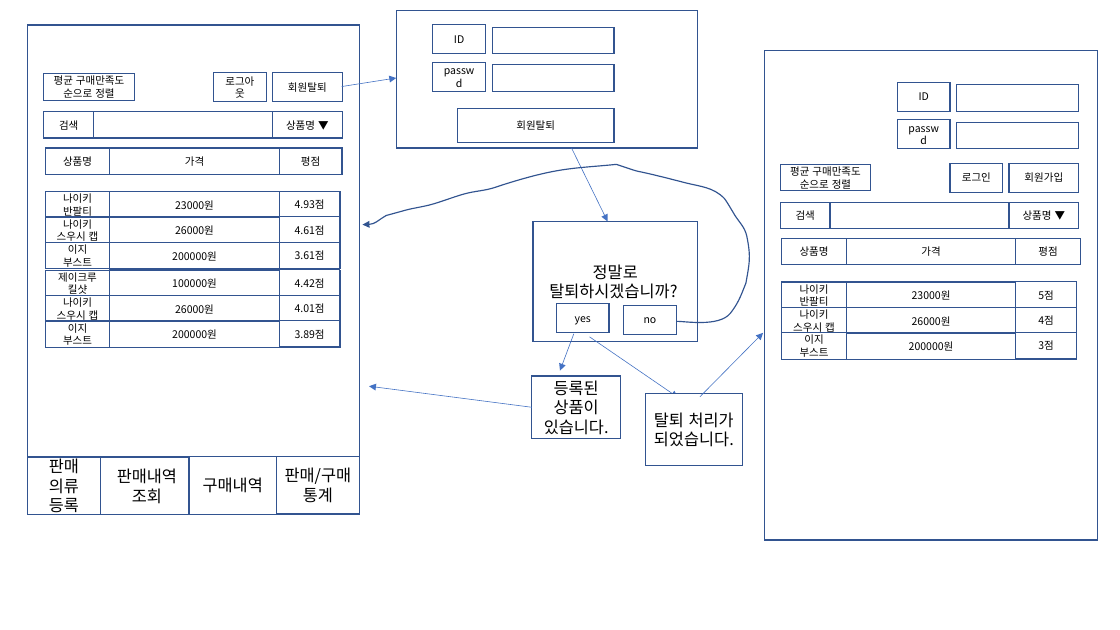
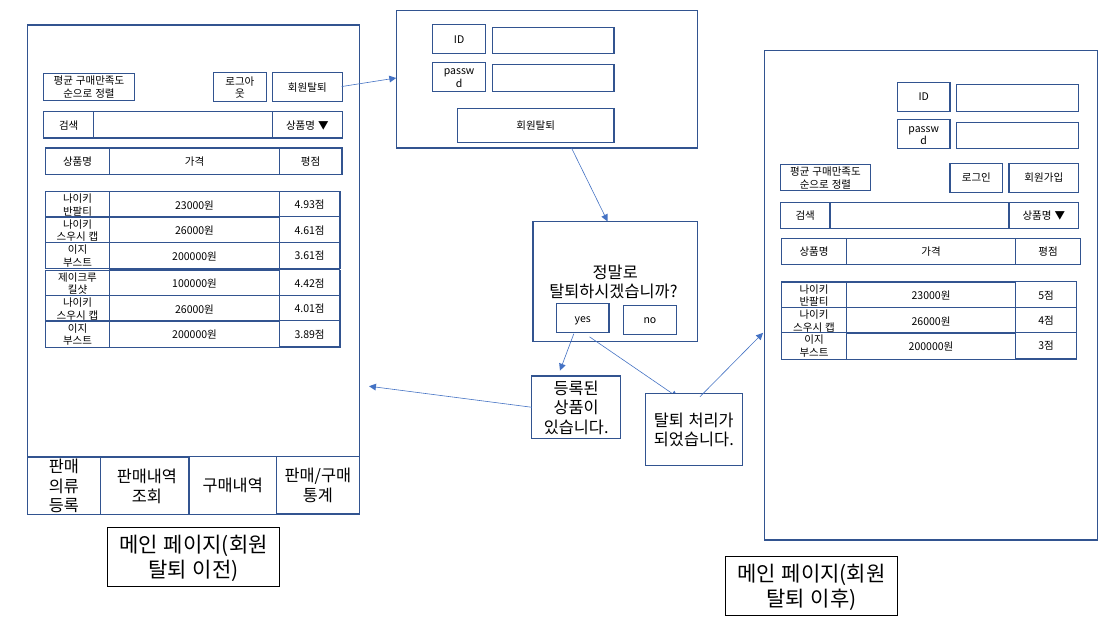
Before and after one commit to bradbrad97/SE, a slide deck: slide 10 of 과제1/merge/UI_Design.pptx (slide 9 before the commit). Drawn at 1120x630 pixels with LibreOffice and Linux fonts; fonts in the diff are those of the drawing. Boxes give left, top, right and bottom in pixels: in the first picture for what was removed or moved away, otherwise in the second. Text is boxed around its words. In the diff, an @@ line names an element or a change of style, - is before the commit and + after.

```diff
--- a/과제1/merge/UI_Design.pptx
+++ b/과제1/merge/UI_Design.pptx
@@ freeform shape removed at (363,165,750,323) @@
@@ rectangle added at (108,528,280,587), outline #000000 0.75 pt, 18 pt, text #000000 @@
+메인 페이지(회원 탈퇴 이전)
@@ rectangle added at (726,557,898,617), outline #000000 0.75 pt, 18 pt, text #000000 @@
+메인 페이지(회원 탈퇴 이후)
```
Also in this commit, not shown: 7 other slides changed, 1 slide added.
